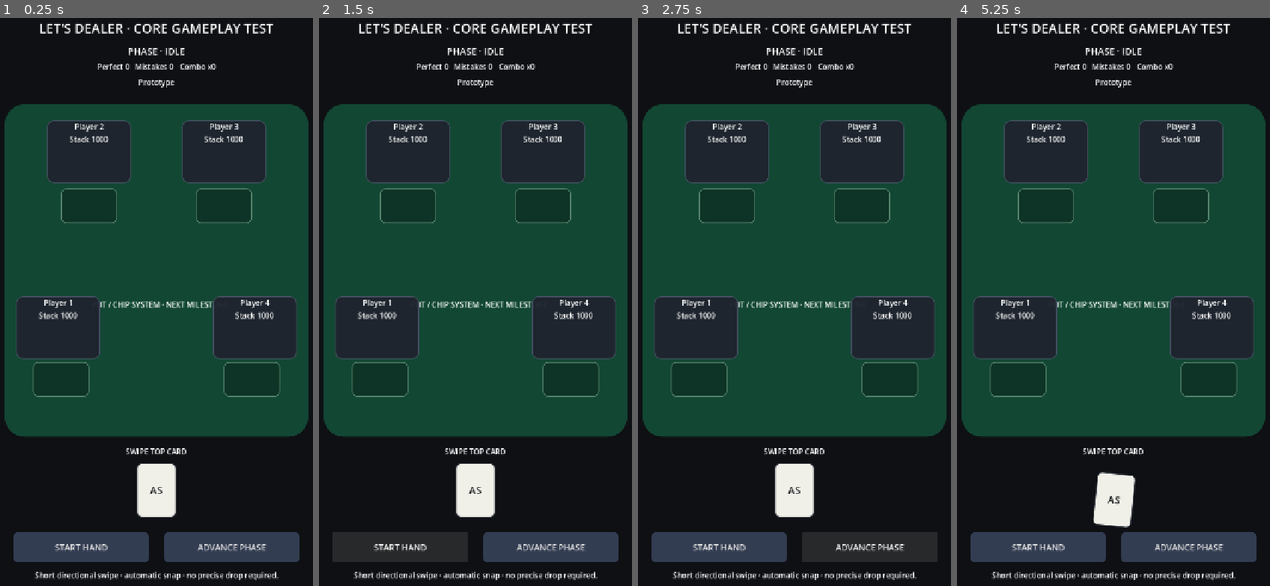
Above: before the commit, frames 1-4 (left to right).
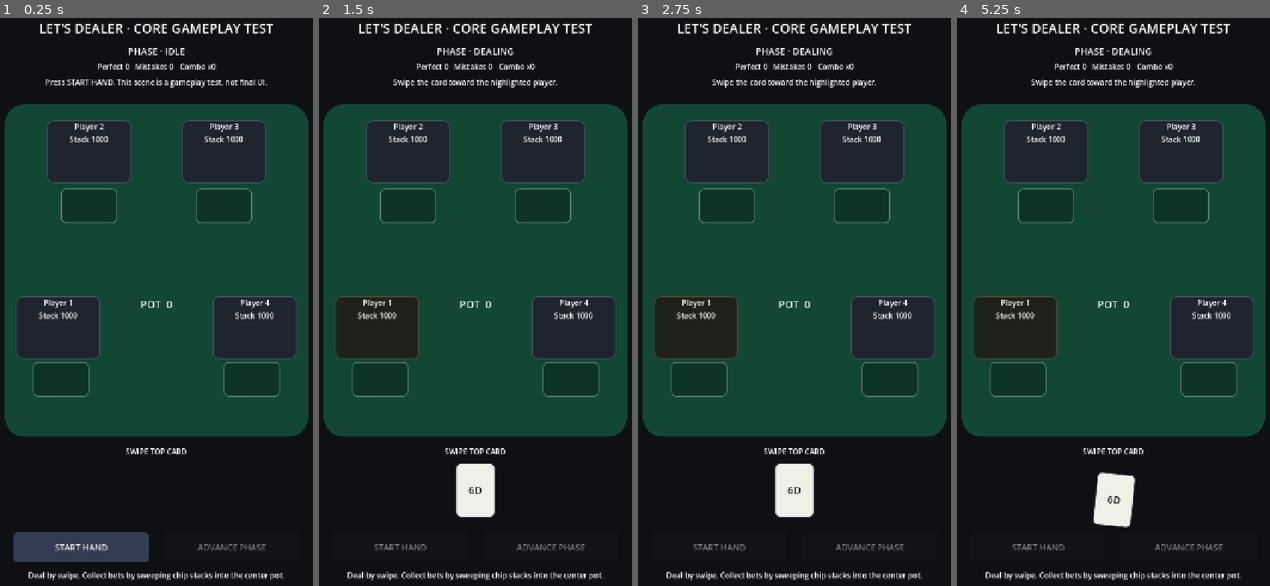
Above: after the commit, the same moments.

Repository: Queenrain9/lets-dealer
Game: Godot game, scene res://scenes/table_test.tscn
Same seed, same stepped clock (60 frames per second), same inputs: the game is played once before the commit and once after it.
Inputs (mouse positions are in pixels of both pictures, inside the frame that each line leads up to):
- Up to frame 1 (0.25 s): no input
- Up to frame 2 (1.5 s): click "START HAND" at 0.5 s; click (400, 546) at 1.25 s, where only the run before the commit has a clickable "START HAND"
- Up to frame 3 (2.75 s): click (869, 546) at 2 s, where only the run before the commit has a clickable "ADVANCE PHASE"
- Up to frame 4 (5.25 s): click (1188, 546) at 2.75 s, where only the run before the commit has a clickable "ADVANCE PHASE"; click (1038, 546) at 3.5 s, where only the run before the commit has a clickable "START HAND"; click (1188, 546) at 4.25 s, where only the run before the commit has a clickable "ADVANCE PHASE"; tap Enter at 5 s; drag from (1113, 489) to (1147, 171) at 5.02 s

The runs differ from the first frame. In frame 1, 4.9% of the frame differs, in the area x 9-96%, y 10-99%; in frame 2, 4.2%; in frame 3, 4.3%; in frame 4, 6.3%, in the area x 4-96%, y 5-99%.
Error before the commit: Invalid access to property or key 'sweep_released' on a base object of type 'null instance'. (res://scripts/gameplay/table_test.gd:69)

Commit message:
feat: add interactive betting chip stacks and pot display

Diff:
--- a/scenes/table_test.tscn
+++ b/scenes/table_test.tscn
@@ -1,8 +1,9 @@
-[gd_scene load_steps=9 format=3]
+[gd_scene load_steps=11 format=3]
 
 [ext_resource type="Script" path="res://scripts/gameplay/table_test.gd" id="1_table"]
 [ext_resource type="Script" path="res://scripts/ui/seat_view.gd" id="2_seat"]
 [ext_resource type="Script" path="res://scripts/ui/draggable_card.gd" id="3_card"]
+[ext_resource type="Script" path="res://scripts/ui/swipe_chip_stack.gd" id="4_chip"]
 
 [sub_resource type="StyleBoxFlat" id="StyleBackground"]
 bg_color = Color(0.055, 0.065, 0.08, 1)
@@ -57,6 +58,18 @@
 corner_radius_bottom_right = 10
 corner_radius_bottom_left = 10
 
+[sub_resource type="StyleBoxFlat" id="StyleChip"]
+bg_color = Color(0.62, 0.16, 0.15, 1)
+border_width_left = 3
+border_width_top = 3
+border_width_right = 3
+border_width_bottom = 3
+border_color = Color(0.95, 0.75, 0.45, 1)
+corner_radius_top_left = 22
+corner_radius_top_right = 22
+corner_radius_bottom_right = 22
+corner_radius_bottom_left = 22
+
 [node name="TableTest" type="Control"]
 layout_mode = 3
 anchors_preset = 15
@@ -126,13 +139,15 @@
 theme_override_constants/separation = 8
 alignment = 1
 
-[node name="PotPlaceholder" type="Label" parent="TableSurface"]
-offset_left = 184.0
-offset_top = 416.0
-offset_right = 464.0
-offset_bottom = 450.0
-text = "POT / CHIP SYSTEM · NEXT MILESTONE"
-horizontal_alignment = 1
+[node name="PotLabel" type="Label" parent="TableSurface"]
+offset_left = 254.0
+offset_top = 400.0
+offset_right = 394.0
+offset_bottom = 454.0
+theme_override_font_sizes/font_size = 22
+text = "POT  0"
+horizontal_alignment = 1
+vertical_alignment = 1
 
 [node name="Seat0" type="PanelContainer" parent="TableSurface"]
 offset_left = 24.0
@@ -294,6 +309,70 @@
 theme_override_constants/separation = 4
 alignment = 1
 
+[node name="ChipStack0" type="PanelContainer" parent="TableSurface"]
+z_index = 8
+offset_left = 205.0
+offset_top = 470.0
+offset_right = 275.0
+offset_bottom = 516.0
+theme_override_styles/panel = SubResource("StyleChip")
+script = ExtResource("4_chip")
+seat_index = 0
+
+[node name="AmountLabel" type="Label" parent="TableSurface/ChipStack0"]
+layout_mode = 2
+text = "20"
+horizontal_alignment = 1
+vertical_alignment = 1
+
+[node name="ChipStack1" type="PanelContainer" parent="TableSurface"]
+z_index = 8
+offset_left = 246.0
+offset_top = 258.0
+offset_right = 316.0
+offset_bottom = 304.0
+theme_override_styles/panel = SubResource("StyleChip")
+script = ExtResource("4_chip")
+seat_index = 1
+
+[node name="AmountLabel" type="Label" parent="TableSurface/ChipStack1"]
+layout_mode = 2
+text = "40"
+horizontal_alignment = 1
+vertical_alignment = 1
+
+[node name="ChipStack2" type="PanelContainer" parent="TableSurface"]
+z_index = 8
+offset_left = 332.0
+offset_top = 258.0
+offset_right = 402.0
+offset_bottom = 304.0
+theme_override_styles/panel = SubResource("StyleChip")
+script = ExtResource("4_chip")
+seat_index = 2
+
+[node name="AmountLabel" type="Label" parent="TableSurface/ChipStack2"]
+layout_mode = 2
+text = "0"
+horizontal_alignment = 1
+vertical_alignment = 1
+
+[node name="ChipStack3" type="PanelContainer" parent="TableSurface"]
+z_index = 8
+offset_left = 373.0
+offset_top = 470.0
+offset_right = 443.0
+offset_bottom = 516.0
+theme_override_styles/panel = SubResource("StyleChip")
+script = ExtResource("4_chip")
+seat_index = 3
+
+[node name="AmountLabel" type="Label" parent="TableSurface/ChipStack3"]
+layout_mode = 2
+text = "40"
+horizontal_alignment = 1
+vertical_alignment = 1
+
 [node name="DeckCaption" type="Label" parent="."]
 offset_left = 238.0
 offset_top = 940.0
@@ -342,6 +421,6 @@
 offset_top = 1204.0
 offset_right = 674.0
 offset_bottom = 1262.0
-text = "Short directional swipe · automatic snap · no precise drop required."
+text = "Deal by swipe. Collect bets by sweeping chip stacks into the center pot."
 horizontal_alignment = 1
 autowrap_mode = 2
